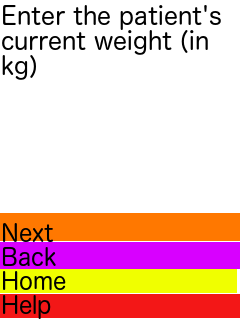
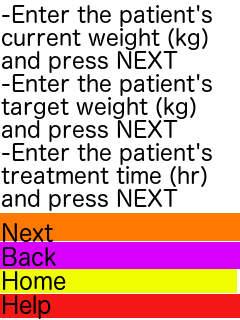
The second 240x320 image is a revision of the first. Changes to its layers:
renamed "Enter the patient's current we..." to "-Enter the patient's current w...", painted on it over [1, 5, 221, 211]
